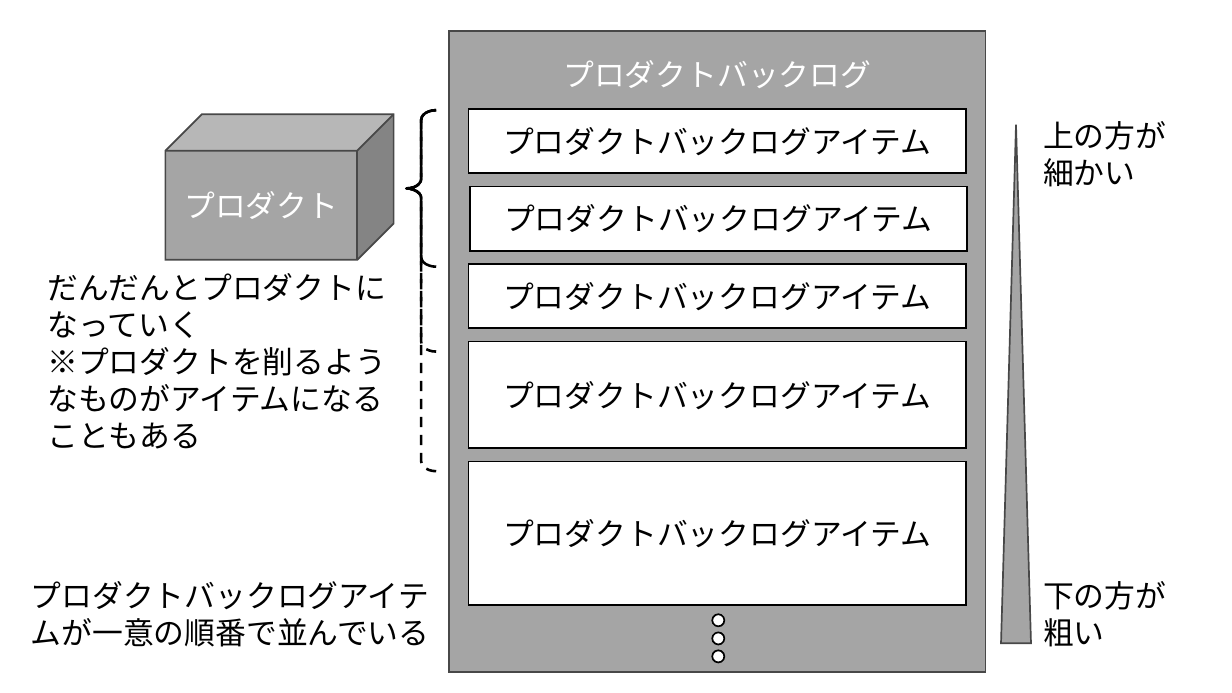
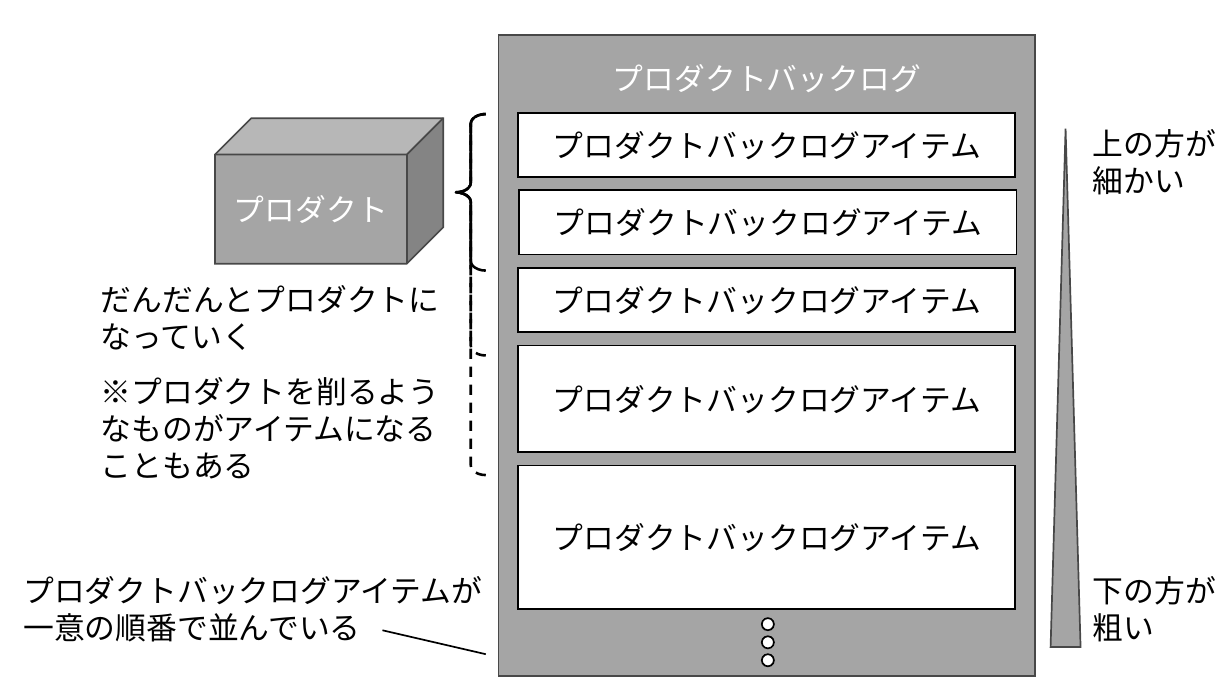
Before and after one commit to onestop-techbook/Agile2, a slide deck: slide 8 of articles/images/chap-amixedcolor/第6章_アジャイルの実践_図表.pptx. Drawn at 1232x693 pixels with LibreOffice and Linux fonts; fonts in the diff are those of the drawing. Boxes give left, top, right and bottom in pixels: in the first picture for what was removed or moved away, otherwise in the second. Text is boxed around its words. In the diff, an @@ line names an element or a change of style, - is before the commit and + after.

Commit message:
初校へのコメントに伴う変更

```diff
--- a/articles/images/chap-amixedcolor/第6章_アジャイルの実践_図表.pptx
+++ b/articles/images/chap-amixedcolor/第6章_アジャイルの実践_図表.pptx
@@ 6 rectangles, 3 ellipses, 3 left braces, 1 cube, 1 triangle: place and size @@
-6 rectangles, 3 ellipses, 3 left braces, 1 cube, 1 triangle at (165,31,1031,671)
+6 rectangles, 3 ellipses, 3 left braces, 1 cube, 1 triangle at (214,36,1080,676)
@@ text "上の方が": place and size @@
-text "上の方が" at (1043,121,1166,187)
+text "上の方が" at (1093,129,1216,195)
@@ text "だんだんとプロダクトになっていく": place and size @@
-text "だんだんとプロダクトになっていく" at (47,273,386,449)
+text "だんだんとプロダクトになっていく" at (101,285,440,350)
@@ text at (47,347,386,449): paragraph removed @@
-※プロダクトを削るようなものがアイテムになることもある
@@ text added at (101,377,440,479), 18 pt, text #000000 @@
+※プロダクトを削るようなものがアイテムになることもある
@@ text "プロダクトバックログアイテムが一意の順番で並んでいる" rewrapped from (31,581,430,647) to (23,576,482,642) @@
@@ text "下の方が": place and size @@
-text "下の方が" at (1043,581,1166,647)
+text "下の方が" at (1093,576,1216,642)
@@ line added from (382, 631) to (485, 654), #000000 1 pt @@
```
Also in this commit, not shown: 2 other slides changed, 4 other files.
